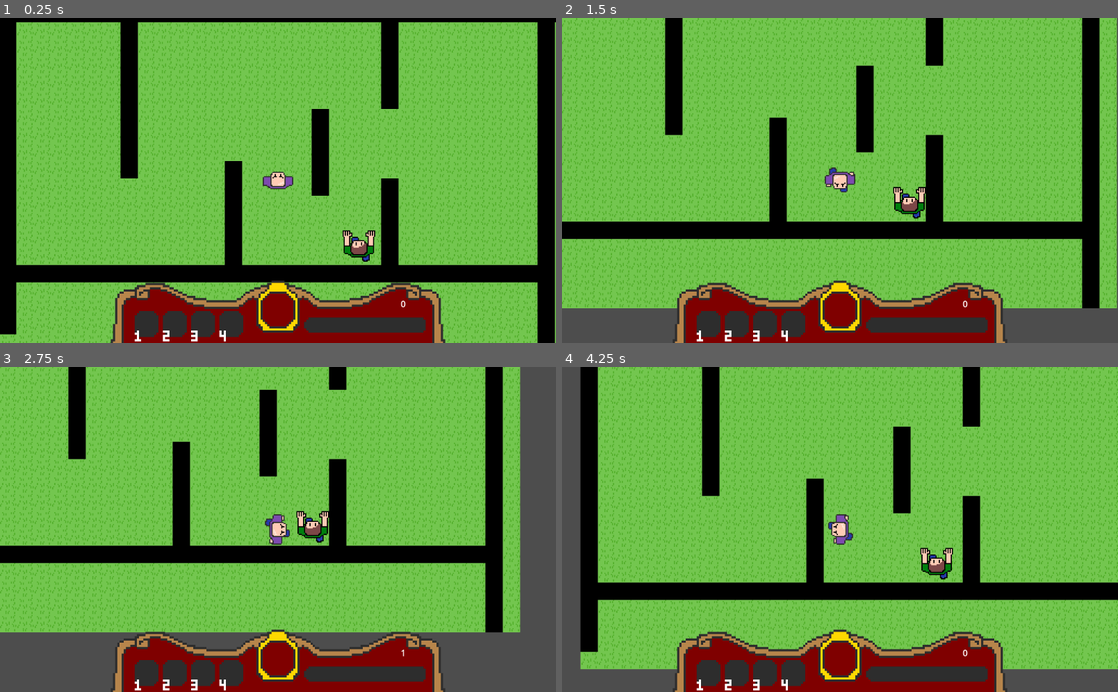
Above: before the commit, frames 1-4 (two rows, left to right).
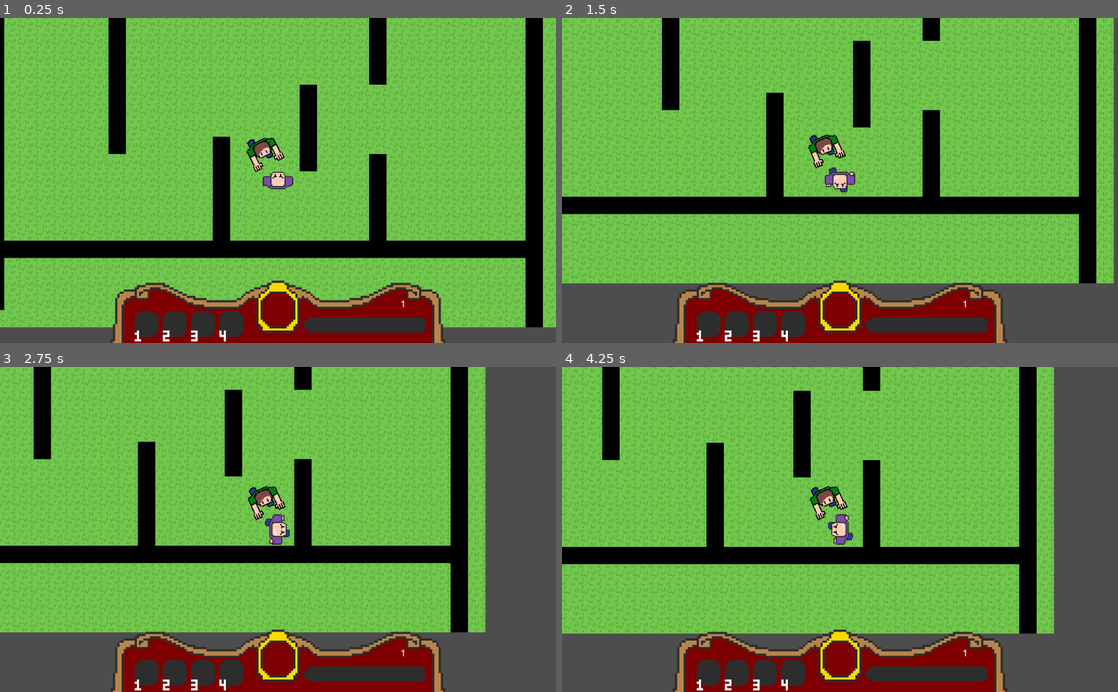
Above: after the commit, the same moments.

Repository: JessicaCC-gd/GGJ2024-2_4_1
Game: Godot game, scene res://level.tscn
Two runs of this game, one before a commit and one after it. Both use one fixed random seed, a clock stepped at 60 frames per second and the inputs below.
Inputs:
- Up to frame 1 (0.25 s): no input
- Up to frame 2 (1.5 s): tap Enter at 0.5 s; hold Right (move_right) 0.53-1.28 s; hold Down (move_down) from 1.28 s (still down)
- Up to frame 3 (2.75 s): tap Space at 2 s; release Down (move_down) at 2.03 s; hold Right (move_right) from 2.03 s (still down)
- Up to frame 4 (4.25 s): release Right (move_right) at 2.78 s; hold Up (move_up) 2.78-3.53 s; hold Left (move_left) from 3.53 s (still down)

The runs differ from the first frame. In frame 1, 36% of the frame differs, in the area x 0-100%, y 0-100%; in frame 2, 31%; in frame 3, 16%; in frame 4, 48%, in the area x 0-100%, y 0-93%.

Commit message:
Add enemy direction

Diff:
--- a/enemy.gd
+++ b/enemy.gd
@@ -9,12 +9,14 @@
 @onready var _animated_sprite = $AnimatedSprite2D
 
 var direction = Vector2(0, 0)
-var speed = 3000.0
+var speed = 30.0
 
 func _ready():
-	direction = (get_node("../Player").global_position - self.position).normalized()
+	pass
 
 func _physics_process(delta):
-	direction = (get_node("../Player").global_position - self.position).normalized()
-	velocity = direction * speed * delta
+	print(get_node("../Player").global_position, self.global_position)
+	direction = (get_node("../Player").global_position - self.global_position).normalized()
+	_animated_sprite.rotation = atan2(direction.y, direction.x) + PI/2
+	velocity = direction * speed
 	move_and_slide()
--- a/enemy.tscn
+++ b/enemy.tscn
@@ -63,15 +63,8 @@
 script = ExtResource("1_r2d8k")
 
 [node name="AnimatedSprite2D" type="AnimatedSprite2D" parent="."]
-position = Vector2(75, 73)
 sprite_frames = SubResource("SpriteFrames_3l6sg")
 animation = &"walk"
 
 [node name="CollisionShape2D" type="CollisionShape2D" parent="."]
-position = Vector2(74, 74)
 shape = SubResource("CircleShape2D_pe2hc")
-
-[node name="NavigationAgent2D" type="NavigationAgent2D" parent="."]
-navigation_layers = 65535
-avoidance_layers = 0
-avoidance_mask = 0
Not shown: 1 places in enemy.tscn that only renumber resources
Not shown: 1 places in level.tscn that only renumber resources
